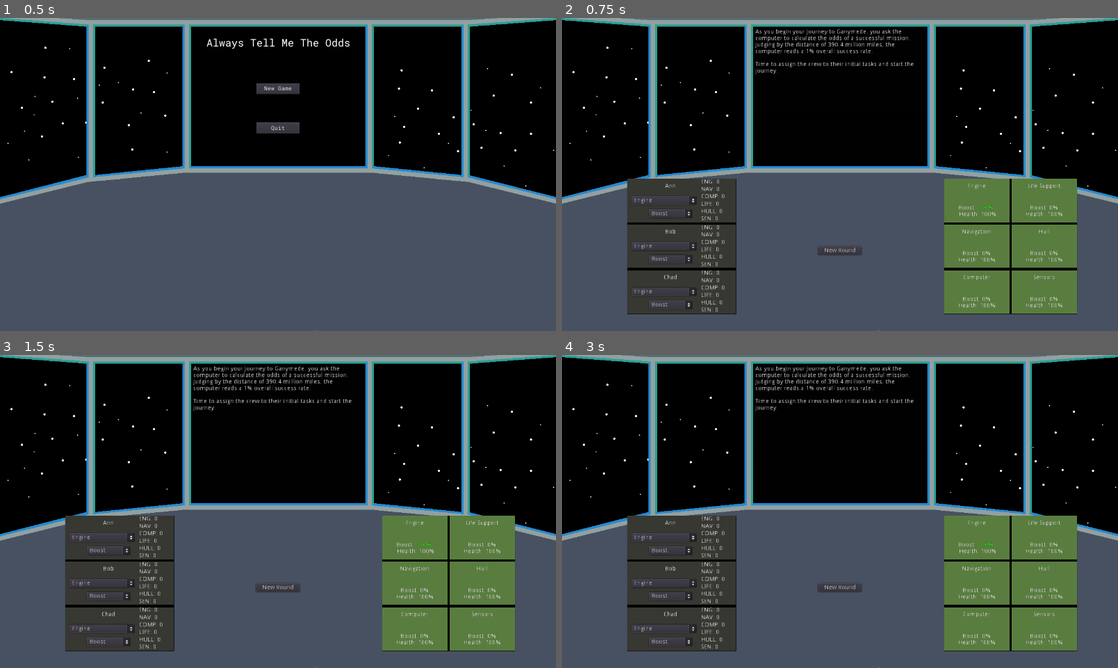
Above: before the commit, frames 1-4 (two rows, left to right).
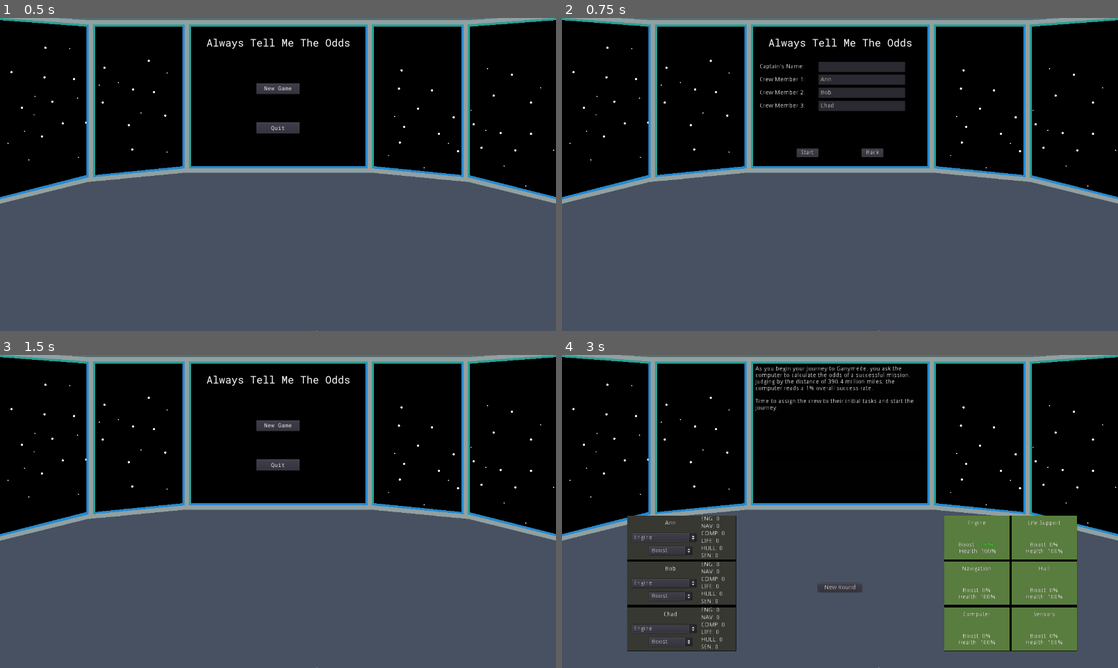
Above: after the commit, the same moments.

Repository: cparlette/alwaystellmetheodds
Game: Godot game, scene res://MainMenu.tscn
Two runs of this game, one before a commit and one after it. Both use one fixed random seed, a clock stepped at 60 frames per second and the inputs below.
Inputs (mouse positions are in pixels of both pictures, inside the frame that each line leads up to):
- Up to frame 1 (0.5 s): no input
- Up to frame 2 (0.75 s): click "New Game" at 0.5 s
- Up to frame 3 (1.5 s): click (311, 489) at 1.25 s, where only the run after the commit has a clickable "Back"
- Up to frame 4 (3 s): click (840, 426) at 2 s, where only the run after the commit has a clickable "New Game"; click (806, 489) at 2.75 s, where only the run after the commit has a clickable "Start"

Frame 1 is identical in both runs. In frame 2, 22% of the frame differs, in the area x 11-93%, y 3-95%; in frame 3, 20%; in frame 4, nothing differs.

Commit message:
Let user pick names

Diff:
--- a/Crew.gd
+++ b/Crew.gd
@@ -22,11 +22,11 @@
 # Called when the node enters the scene tree for the first time.
 func _ready():
 	if crewNameInput == globals.CREW_NAMES.Ann:
-		crewName = "Ann"
+		crewName = globals.crew1Name
 	elif crewNameInput == globals.CREW_NAMES.Bob:
-		crewName = "Bob"
+		crewName = globals.crew2Name
 	elif crewNameInput == globals.CREW_NAMES.Chad:
-		crewName = "Chad"
+		crewName = globals.crew3Name
 	elif crewNameInput == globals.CREW_NAMES.Deb:
 		crewName = "Deb"
 	$NameLabel.text = crewName
--- a/MainMenu.gd
+++ b/MainMenu.gd
@@ -1,5 +1,8 @@
 extends Node2D
 
+func _ready():
+	$EnterNameMenu.visible = false
+	$NewGameMenu.visible = true
 
 func _input(event):
 	if event.is_action_pressed("ui_cancel"):
@@ -11,4 +14,30 @@
 
 
 func _on_NewGame_pressed():
+	$NewGameMenu.visible = false
+	$EnterNameMenu.visible = true
+
+
+func _on_StartGameButton_pressed():
+	if $EnterNameMenu/CaptainName.text == "":
+		globals.captainName = "Captain"
+	else:
+		globals.captainName = $EnterNameMenu/CaptainName.text
+	if $EnterNameMenu/Crew1Name.text == "":
+		globals.crew1Name = "Ann"
+	else:
+		globals.crew1Name = $EnterNameMenu/Crew1Name.text
+	if $EnterNameMenu/Crew2Name.text == "":
+		globals.crew2Name = "Bob"
+	else:
+		globals.crew2Name = $EnterNameMenu/Crew2Name.text
+	if $EnterNameMenu/Crew3Name.text == "":
+		globals.crew3Name = "Chad"
+	else:
+		globals.crew3Name = $EnterNameMenu/Crew3Name.text
 	get_tree().change_scene("Game.tscn")
+
+
+func _on_BackButton_pressed():
+	$EnterNameMenu.visible = false
+	$NewGameMenu.visible = true
--- a/MainMenu.tscn
+++ b/MainMenu.tscn
@@ -33,7 +33,15 @@
 "_edit_use_anchors_": false
 }
 
-[node name="NewGame" type="Button" parent="."]
+[node name="NewGameMenu" type="Control" parent="."]
+visible = false
+margin_right = 40.0
+margin_bottom = 40.0
+__meta__ = {
+"_edit_use_anchors_": false
+}
+
+[node name="NewGame" type="Button" parent="NewGameMenu"]
 margin_left = 590.0
 margin_top = 150.0
 margin_right = 690.0
@@ -44,7 +52,7 @@
 "_edit_use_anchors_": false
 }
 
-[node name="Quit" type="Button" parent="."]
+[node name="Quit" type="Button" parent="NewGameMenu"]
 margin_left = 590.0
 margin_top = 240.0
 margin_right = 690.0
@@ -54,5 +62,114 @@
 __meta__ = {
 "_edit_use_anchors_": false
 }
-[connection signal="pressed" from="NewGame" to="." method="_on_NewGame_pressed"]
-[connection signal="pressed" from="Quit" to="." method="_on_Quit_pressed"]
+
+[node name="EnterNameMenu" type="Control" parent="."]
+margin_left = 440.0
+margin_top = 100.0
+margin_right = 840.0
+margin_bottom = 340.0
+__meta__ = {
+"_edit_use_anchors_": false
+}
+
+[node name="CaptainLabel" type="Label" parent="EnterNameMenu"]
+margin_left = 15.0
+margin_top = 5.0
+margin_right = 118.0
+margin_bottom = 19.0
+text = "Captain's Name:"
+__meta__ = {
+"_edit_use_anchors_": false
+}
+
+[node name="Crew1Label" type="Label" parent="EnterNameMenu"]
+margin_left = 15.0
+margin_top = 35.0
+margin_right = 124.0
+margin_bottom = 49.0
+text = "Crew Member 1:"
+__meta__ = {
+"_edit_use_anchors_": false
+}
+
+[node name="Crew2Label" type="Label" parent="EnterNameMenu"]
+margin_left = 15.0
+margin_top = 65.0
+margin_right = 124.0
+margin_bottom = 79.0
+text = "Crew Member 2:"
+__meta__ = {
+"_edit_use_anchors_": false
+}
+
+[node name="Crew3Label" type="Label" parent="EnterNameMenu"]
+margin_left = 15.0
+margin_top = 95.0
+margin_right = 124.0
+margin_bottom = 109.0
+text = "Crew Member 3:"
+__meta__ = {
+"_edit_use_anchors_": false
+}
+
+[node name="CaptainName" type="LineEdit" parent="EnterNameMenu"]
+margin_left = 150.0
+margin_right = 350.0
+margin_bottom = 24.0
+max_length = 25
+__meta__ = {
+"_edit_use_anchors_": false
+}
+
+[node name="Crew1Name" type="LineEdit" parent="EnterNameMenu"]
+margin_left = 150.0
+margin_top = 30.0
+margin_right = 350.0
+margin_bottom = 54.0
+text = "Ann"
+max_length = 25
+__meta__ = {
+"_edit_use_anchors_": false
+}
+
+[node name="Crew2Name" type="LineEdit" parent="EnterNameMenu"]
+margin_left = 150.0
+margin_top = 60.0
+margin_right = 350.0
+margin_bottom = 84.0
+text = "Bob"
+max_length = 25
+__meta__ = {
+"_edit_use_anchors_": false
+}
+
+[node name="Crew3Name" type="LineEdit" parent="EnterNameMenu"]
+margin_left = 150.0
+margin_top = 90.0
+margin_right = 350.0
+margin_bottom = 114.0
+text = "Chad"
+__meta__ = {
+"_edit_use_anchors_": false
+}
+
+[node name="StartGameButton" type="Button" parent="EnterNameMenu"]
+margin_left = 100.0
+margin_top = 200.0
+margin_right = 150.0
+margin_bottom = 220.0
+text = "Start"
+
+[node name="BackButton" type="Button" parent="EnterNameMenu"]
+margin_left = 250.0
+margin_top = 200.0
+margin_right = 300.0
+margin_bottom = 220.0
+text = "Back"
+__meta__ = {
+"_edit_use_anchors_": false
+}
+[connection signal="pressed" from="NewGameMenu/NewGame" to="." method="_on_NewGame_pressed"]
+[connection signal="pressed" from="NewGameMenu/Quit" to="." method="_on_Quit_pressed"]
+[connection signal="pressed" from="EnterNameMenu/StartGameButton" to="." method="_on_StartGameButton_pressed"]
+[connection signal="pressed" from="EnterNameMenu/BackButton" to="." method="_on_BackButton_pressed"]
--- a/globals.gd
+++ b/globals.gd
@@ -39,6 +39,11 @@
 var destinationTotalDistance = 390.4
 var destinationMoon = "Ganymede"
 var additionalOutputText = ""
+
+var captainName = "Captain"
+var crew1Name = "Ann"
+var crew2Name = "Bob"
+var crew3Name = "Chad"
 
 func reinitializeGame():
 	roundNumber = 1
Not shown, changed: build/v1/v1-html/atmto-v1.png.import
Not shown, changed: build/v1/v1-html/favicon.png.import
